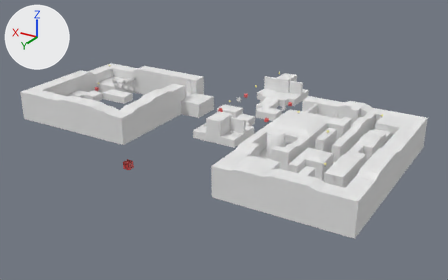
What one commit did to the Blender file etc/blend/levels/Subway.blend.
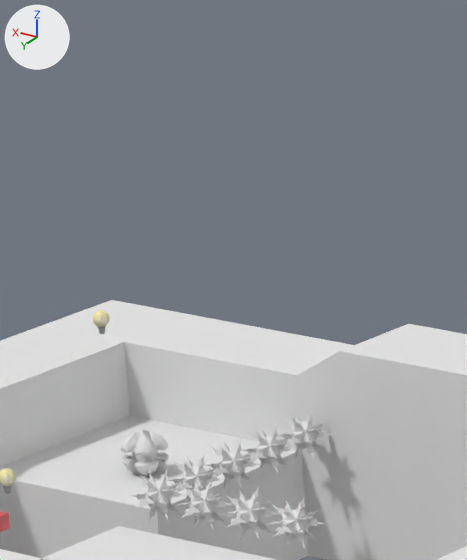
There are two pictures of each version: one whole from a camera (50 mm lens) standing at (-50.4, 58.7, 29.9) and looking at (-11.1, -6.7, -2.9), one close up on the part from 22% to 34% of the width and 10% to 33% of the height. The lights are fixed; the arrows at upper left show +X, +Y and +Z.

In view in the first close-up: 'Bomb', 'Bomb.001', 'Bomb.002', 'Bomb.003', 'Bomb.004', 'Bomb.005', 'Bomb.008', 'Bomb.009', 'Player', 'Subway_b5', 'Subway_b7'.
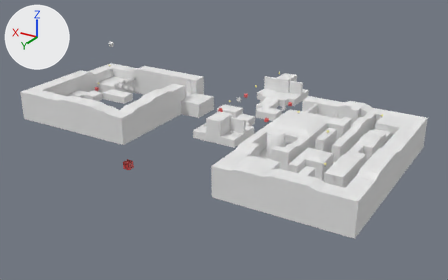
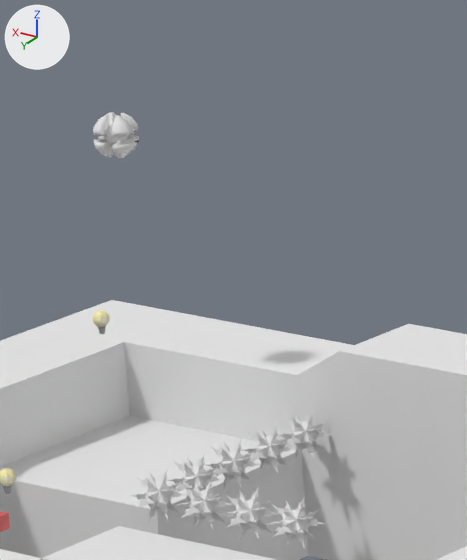
Changed parts and their boxes (x1, y1, x2, y2) in the close-ups (467 x 560 px):
'Player', moved, turned: before (121, 429, 169, 476); after (93, 112, 139, 159)

The change in detail:
Object 'Player' (ob_player) moves from (11.5, -11.5, 0.39) to (12.43, -12.41, 5.81).
Object 'Player' (ob_player) turns from (0, 0, 0) to (0, 0, 17) degrees about x, y and z.
